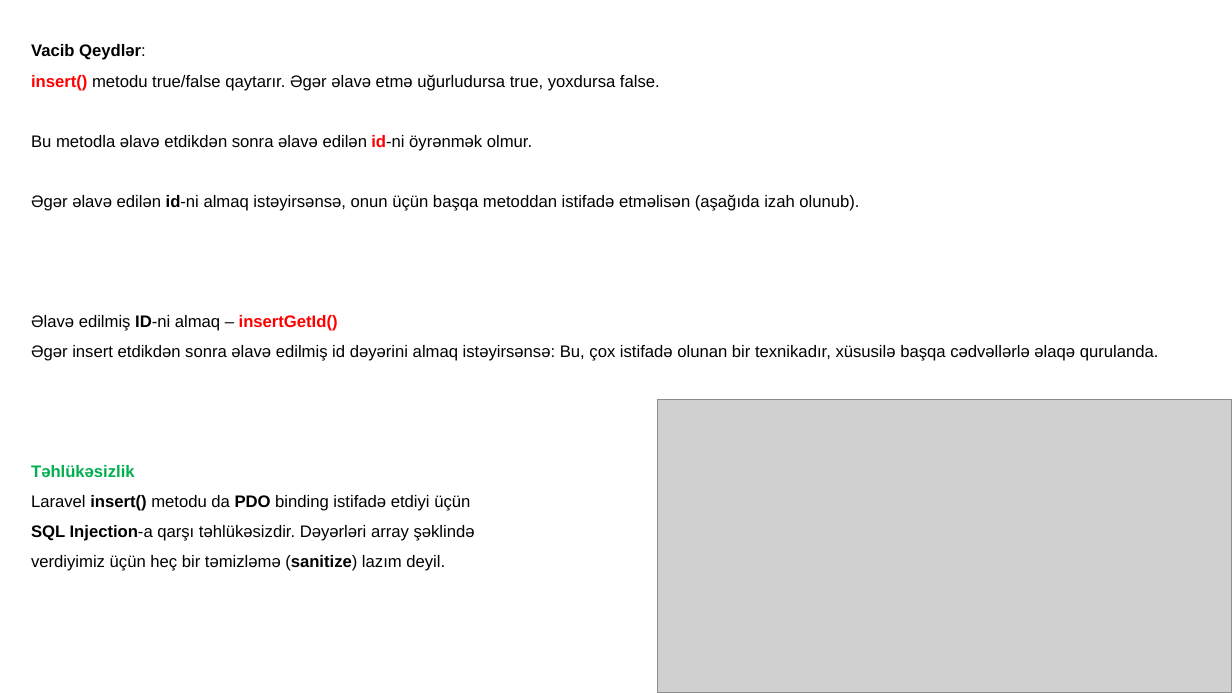
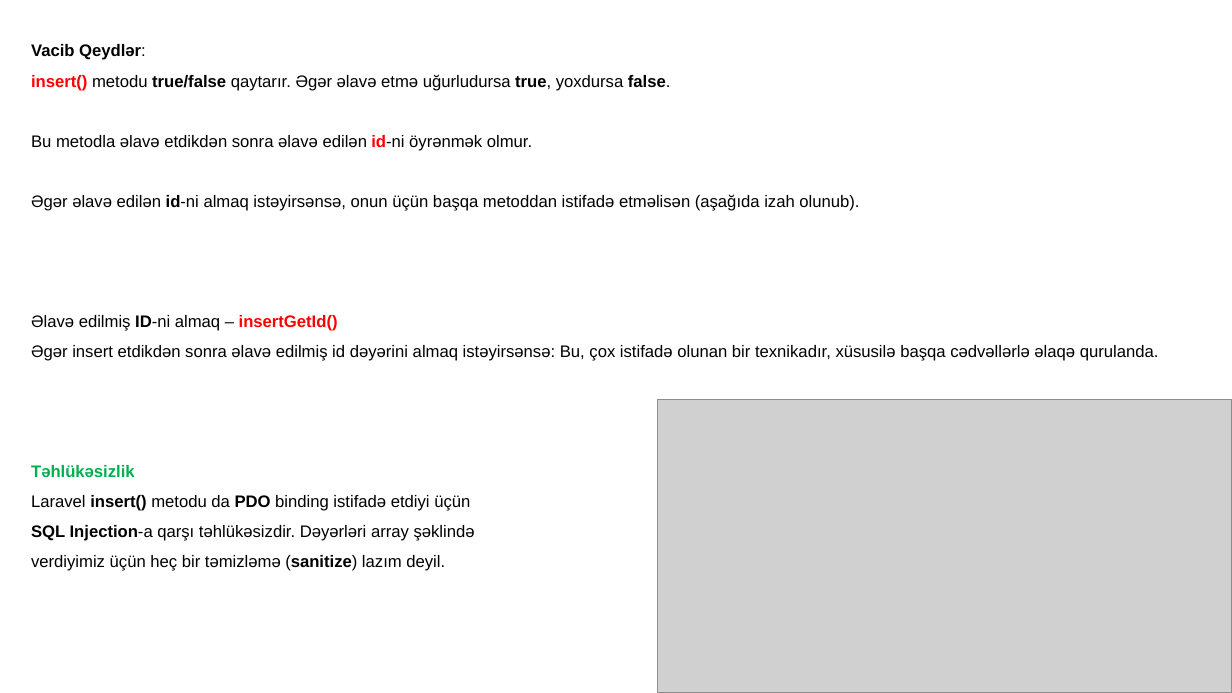
Before and after one commit to codeurient/Vendor-E-commerce, a slide deck: slide 5 of .lessons/16 Fundamental. Database - Query Builder/5 Insert Data In Database/1.pptx. Drawn at 1232x693 pixels with LibreOffice and Linux fonts; fonts in the diff are those of the drawing; grey boxes stand for pictures. Boxes give left, top, right and bottom in pixels: in the first picture for what was removed or moved away, otherwise in the second. Text is boxed around its words. In the diff, an @@ line names an element or a change of style, - is before the commit and + after.

```diff
--- a/.lessons/16 Fundamental. Database - Query Builder/5 Insert Data In Database/1.pptx
+++ b/.lessons/16 Fundamental. Database - Query Builder/5 Insert Data In Database/1.pptx
@@ text at [31,74,671,91]: bold on in "true/false true, false." @@
```
Also in this commit, not shown: 2 other files.
